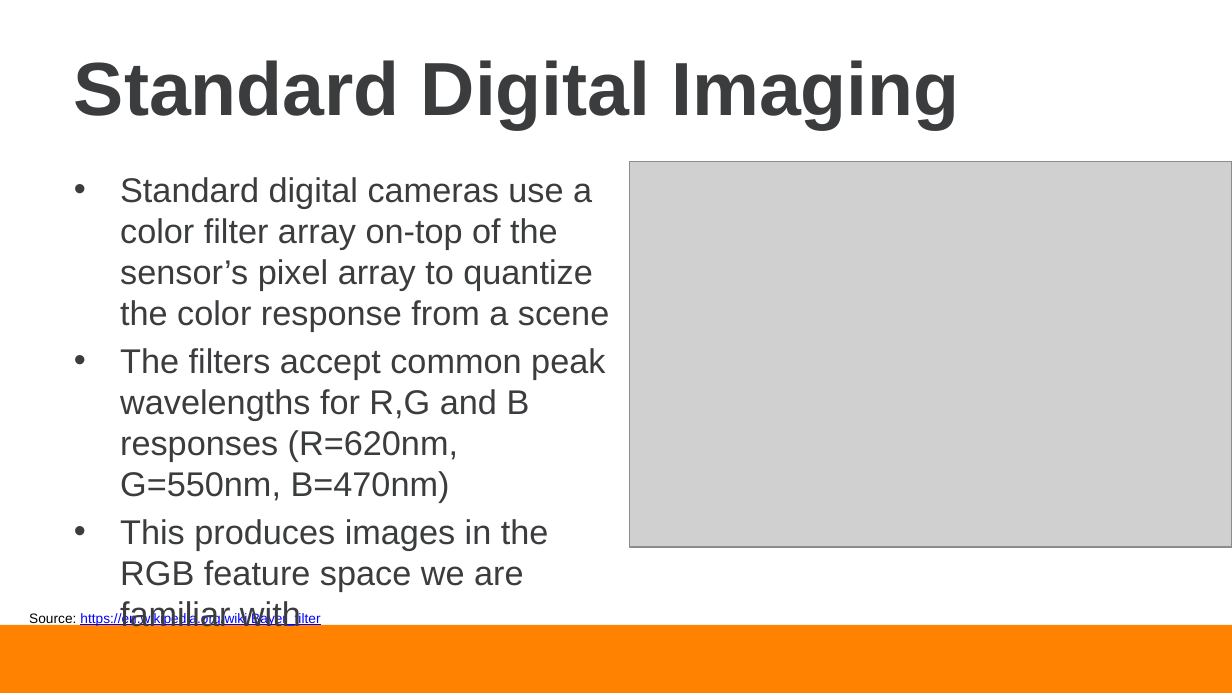
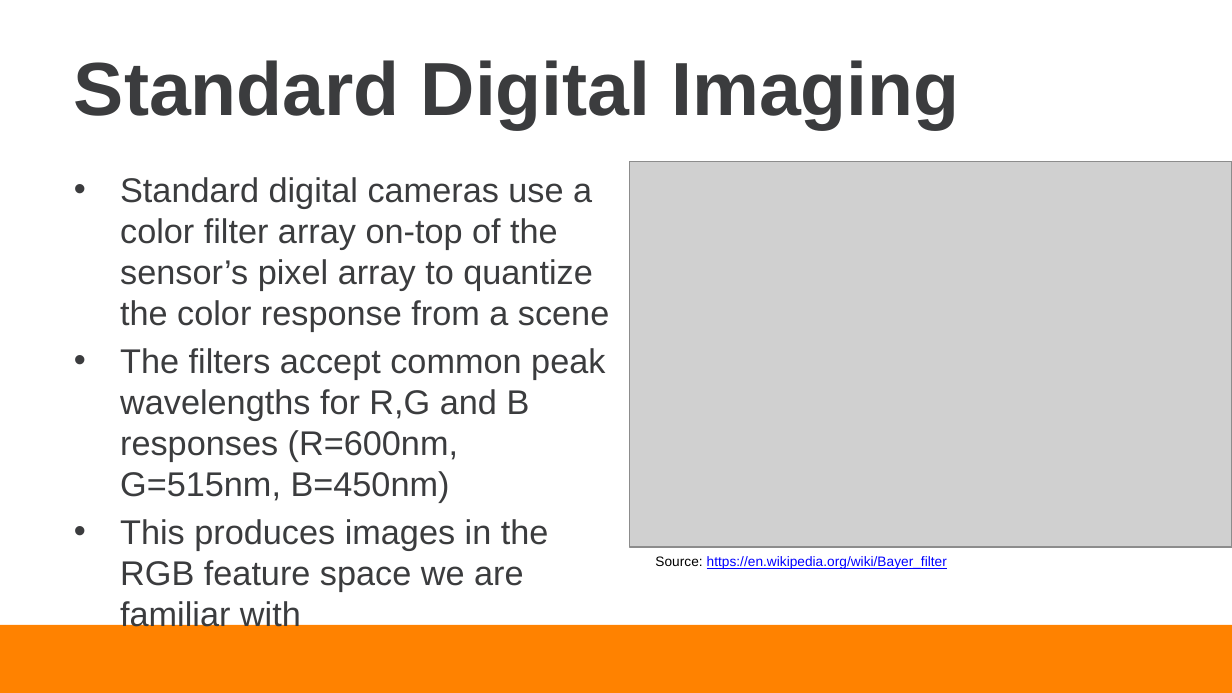
Before and after one commit to dcc3/ECE491_Final_Project, a slide deck: slide 3 of Documentation/Cornett_Leach_Presentation.pptx. Drawn at 1232x693 pixels with LibreOffice and Linux fonts; fonts in the diff are those of the drawing; grey boxes stand for pictures; background and template pictures are left out. Boxes give left, top, right and bottom in pixels: in the first picture for what was removed or moved away, otherwise in the second. Text is boxed around its words. In the diff, an @@ line names an element or a change of style, - is before the commit and + after.

```diff
--- a/Documentation/Cornett_Leach_Presentation.pptx
+++ b/Documentation/Cornett_Leach_Presentation.pptx
@@ text at bbox=[120, 348, 605, 502]: text changed @@
-• The filters accept common peak wavelengths for R,G and B responses (R=620nm, G=550nm, B=470nm)
+• The filters accept common peak wavelengths for R,G and B responses (R=600nm, G=515nm, B=450nm)
@@ text "Source: https://en.wikipedia.org/wiki/Bayer_filter": place and size @@
-text "Source: https://en.wikipedia.org/wiki/Bayer_filter" at bbox=[29, 612, 320, 626]
+text "Source: https://en.wikipedia.org/wiki/Bayer_filter" at bbox=[655, 556, 947, 569]
```
Also in this commit, not shown: 1 other slide changed, 17 slides added, 2 slides removed, 22 other files.
